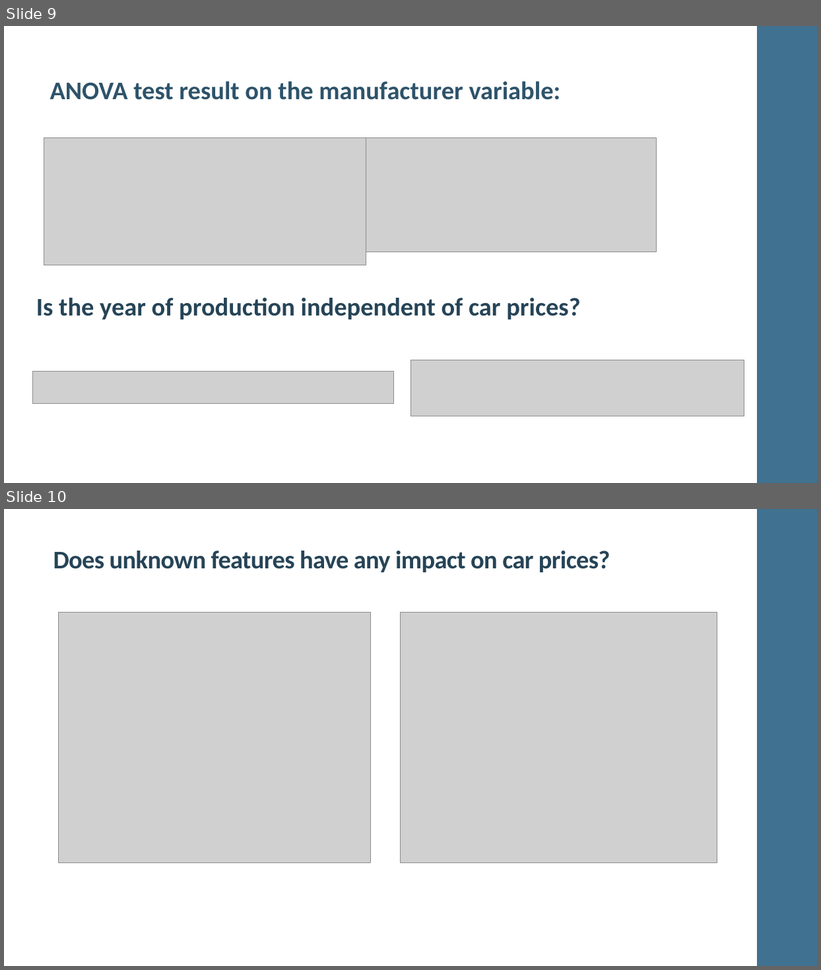
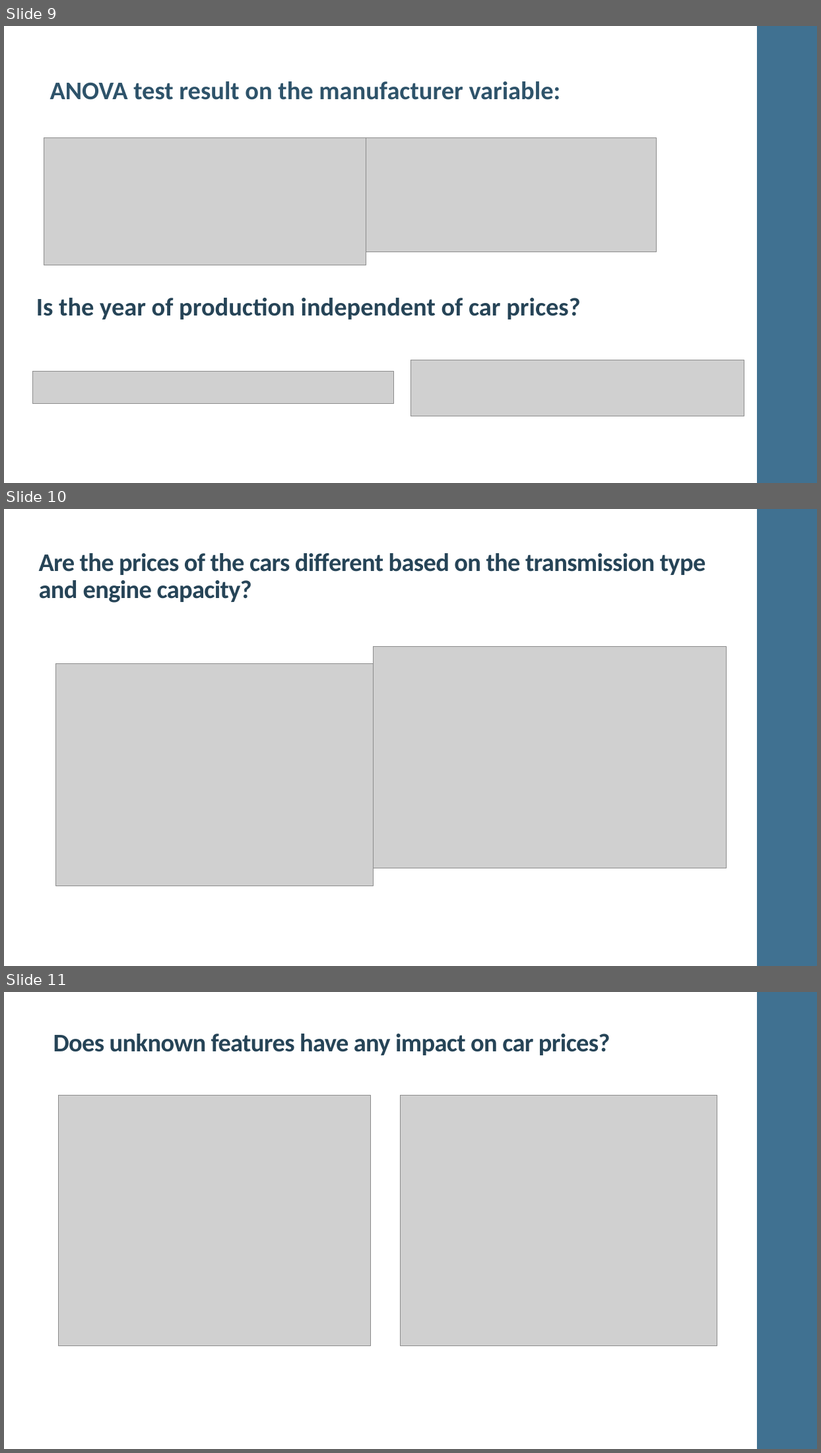
Before and after one commit to MANOJKUMAR1302/22FA_Dataverse_Team08, a slide deck: Team 8_UsedCarsPricePrediction.pptx. Shown one above the other, each under a label of ours: slides 9 and 10 before the commit, slides 9, 10 and 11 after it. The pictures are 821x970 and 821x1453 pixels, drawn with LibreOffice and Linux fonts; fonts in the diff are those of the drawing; grey boxes stand for pictures. Boxes give left, top, right and bottom in pixels: in the first picture for what was removed or moved away, otherwise in the second. Text is boxed around its words. In the diff, an @@ line names an element or a change of style, - is before the commit and + after.

Commit message:
Update Team 8_UsedCarsPricePrediction.pptx
added slide for tests related to unknown features.

```diff
--- a/Team 8_UsedCarsPricePrediction.pptx
+++ b/Team 8_UsedCarsPricePrediction.pptx
@@ slide 10 added at bbox=[4, 509, 817, 966], background #FFFFFF; not listed: 1 template element that a slide beside it also shows @@
@@ title added at bbox=[39, 553, 706, 603], 30 pt, text #264457, bold @@
+Are the prices of the cars different based on the transmission type and engine capacity?
@@ picture added at bbox=[373, 646, 726, 868] @@
@@ picture added at bbox=[56, 664, 373, 886] @@
@@ what was slide 10 is now slide 11 @@
```
